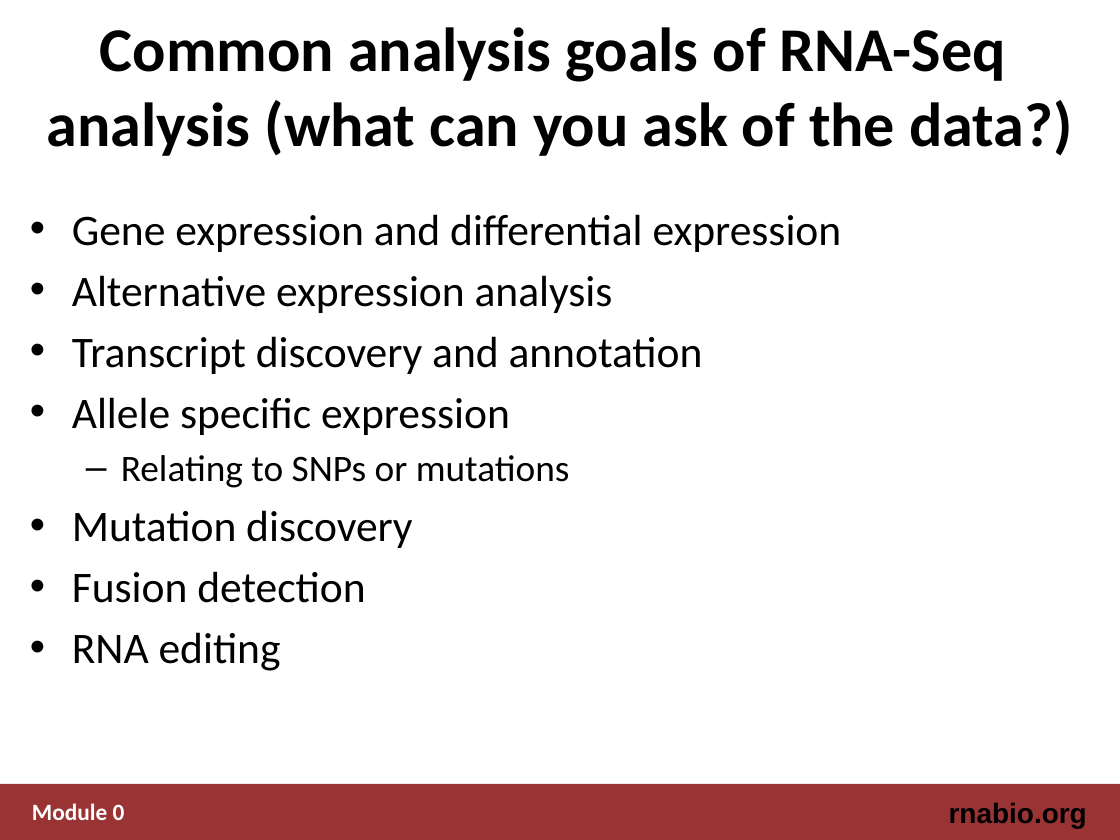
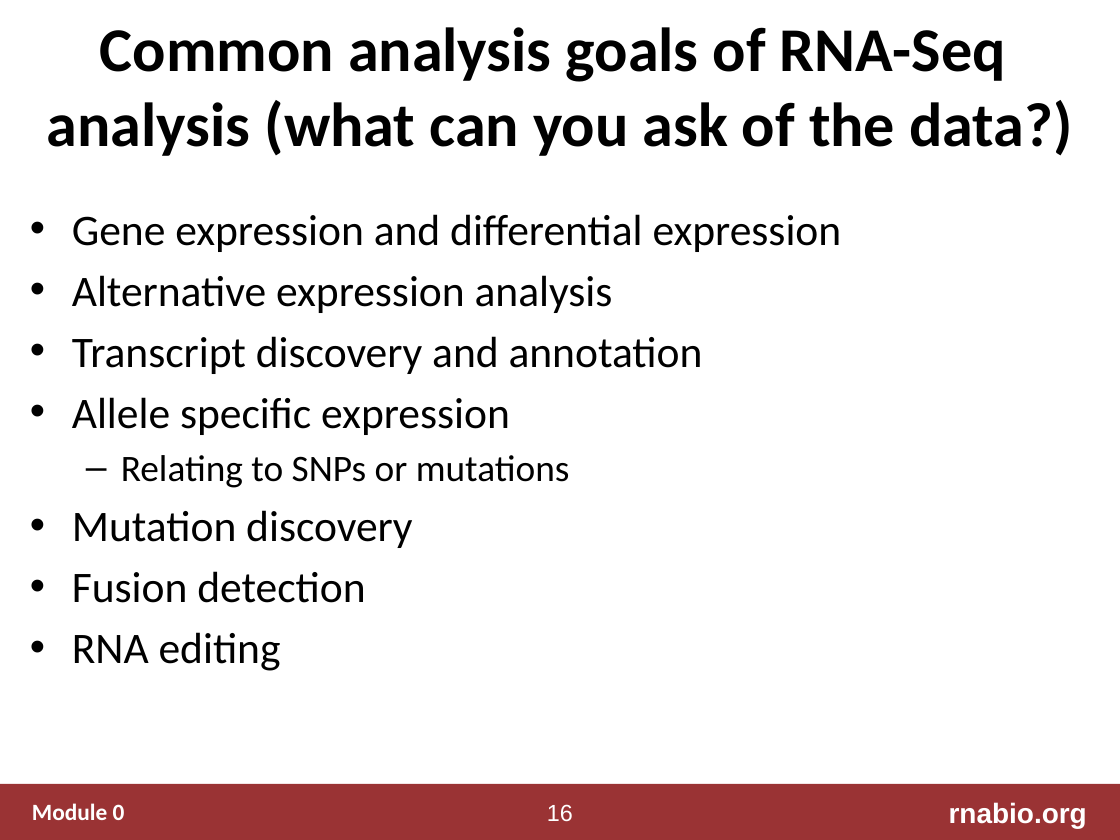
Before and after one commit to griffithlab/rnabio.org, a slide deck: slide 16 of assets/lectures/cshl/2019/full/RNASeq_Module0_IntrotoRNA.pptx. Drawn at 1120x840 pixels with LibreOffice and Linux fonts; fonts in the diff are those of the drawing. Boxes give left, top, right and bottom in pixels: in the first picture for what was removed or moved away, otherwise in the second. Text is boxed around its words. In the diff, an @@ line names an element or a change of style, - is before the commit and + after.

```diff
--- a/assets/lectures/cshl/2019/full/RNASeq_Module0_IntrotoRNA.pptx
+++ b/assets/lectures/cshl/2019/full/RNASeq_Module0_IntrotoRNA.pptx
@@ page number added at box(547, 804, 573, 821), 15 pt, text #FFFFFF @@
+16
@@ text "rnabio.org" at box(949, 802, 1087, 828): text colour #000000 to #FFFFFF @@
```
Also in this commit, not shown: 25 other slides changed, 11 other files.
